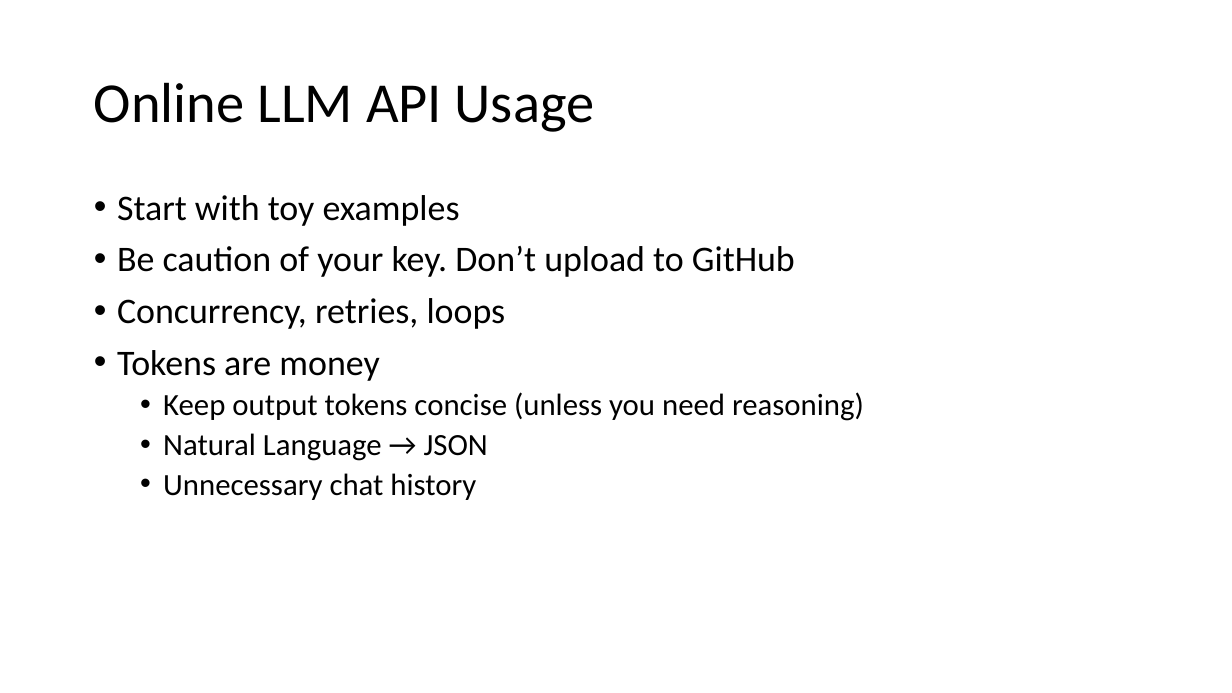
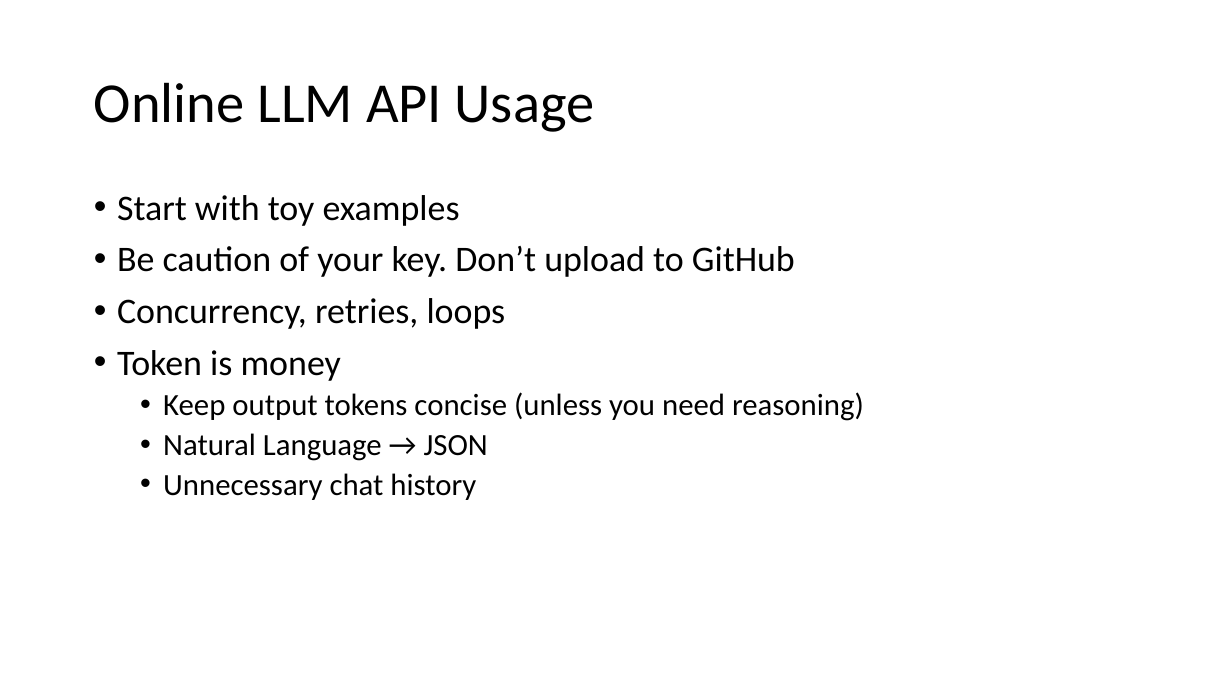
Before and after one commit to Chord-Chen-30/ShanghaiTech-NLP-Lecture-S26, a slide deck: slide 7 of llm_engineering.pptx. Drawn at 1232x693 pixels with LibreOffice and Linux fonts; fonts in the diff are those of the drawing. Boxes give left, top, right and bottom in pixels: in the first picture for what was removed or moved away, otherwise in the second. Text is boxed around its words. In the diff, an @@ line names an element or a change of style, - is before the commit and + after.

```diff
--- a/llm_engineering.pptx
+++ b/llm_engineering.pptx
@@ text at <box>117,350,341,381</box>: text changed @@
-• Tokens are money
+• Token is money
```
Also in this commit, not shown: 17 other slides changed, 1 slide added.
